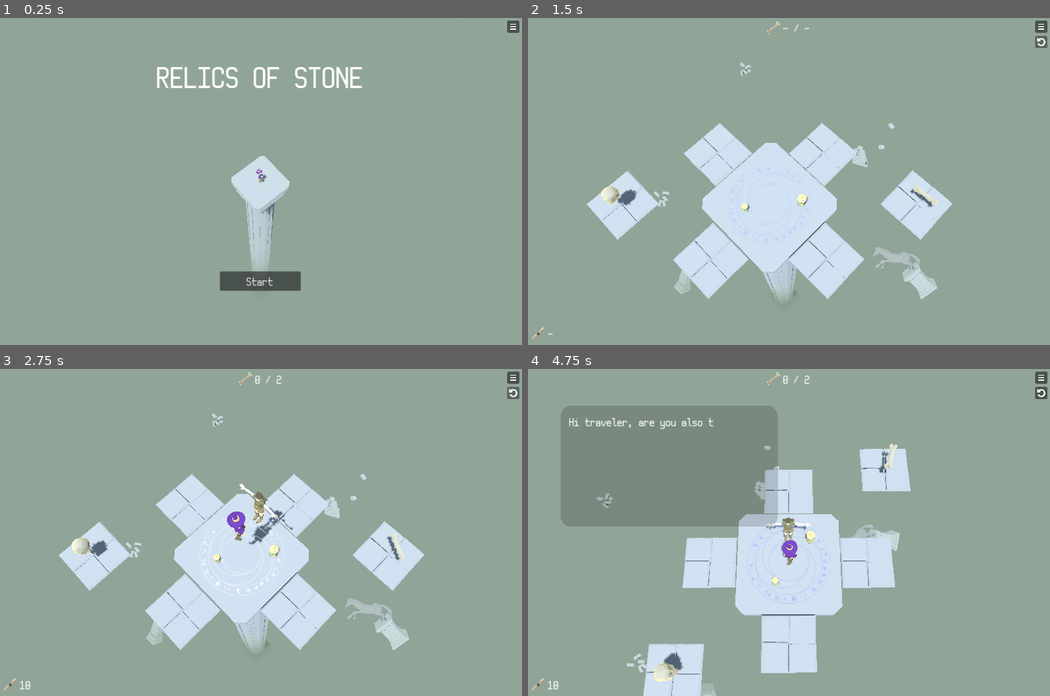
Above: before the commit, frames 1-4 (two rows, left to right).
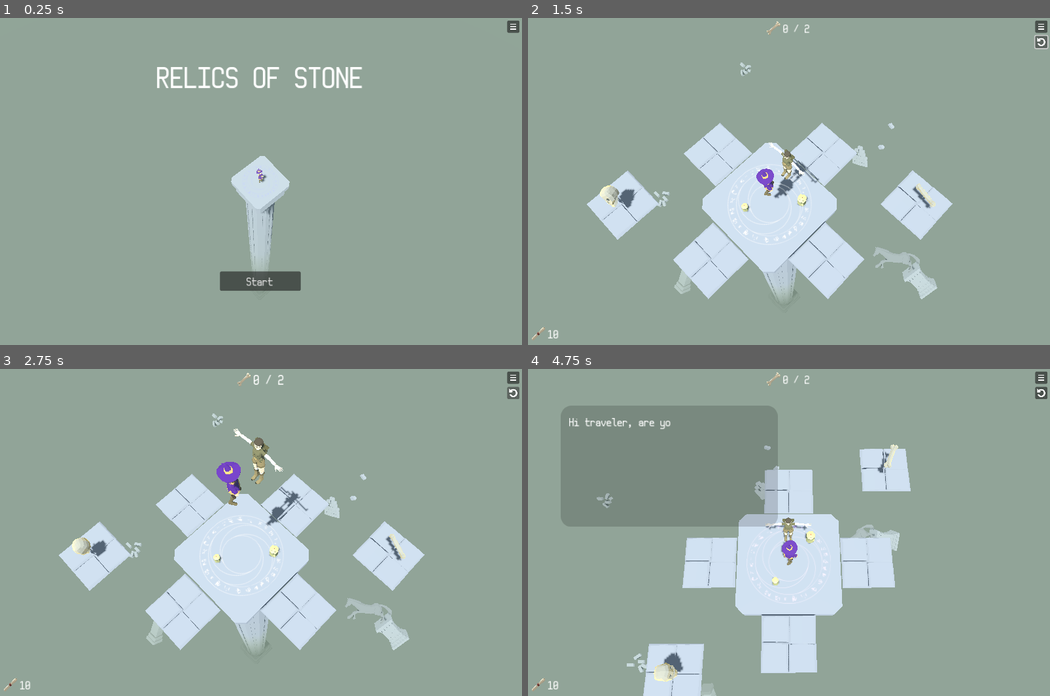
Above: after the commit, the same moments.

Repository: PamisuMyon/relics-of-stone
Game: Godot game, scene res://src/levels/level_splash.tscn
Two runs of this game, one before a commit and one after it. Both use one fixed random seed, a clock stepped at 60 frames per second and the inputs below. Before the commit the project starts from res://src/levels/level_title.tscn.
Inputs (mouse positions are in pixels of both pictures, inside the frame that each line leads up to):
- Up to frame 1 (0.25 s): no input
- Up to frame 2 (1.5 s): click "Start" at 0.5 s; click (1039, 40) at 1.25 s
- Up to frame 3 (2.75 s): click (511, 391) at 2 s
- Up to frame 4 (4.75 s): click (1039, 391) at 2.75 s; move the mouse to (903, 516) at 3.52 s; hold D (move_right) 3.53-4.28 s; tap F (change_view) at 3.6 s; move the mouse to (684, 548) at 4.27 s; hold S (move_down) from 4.28 s (still down); tap E (interact) at 4.35 s

The runs differ from the first frame. In frame 1, less than 0.1% of the frame differs, in the area x 44-56%, y 42-77%; in frame 2, 1.2%; in frame 3, 1.7%, in the area x 13-78%, y 1-59%; in frame 4, 0.5%.
Error in both runs: Invalid assignment of property or key 'parameters/state/current' with value of type 'int' on a base object of type 'AnimationTree'. (res://src/characters/chara…

Commit message:
Async Loading

Diff:
--- a/project.godot
+++ b/project.godot
@@ -57,12 +57,12 @@
 [application]
 
 config/name="Relics of Stone"
-run/main_scene="res://src/levels/level_title.tscn"
+run/main_scene="res://src/levels/level_splash.tscn"
 config/features=PackedStringArray("4.0", "Forward Plus")
 boot_splash/image="res://assets/textures/gwj.png"
-boot_splash/bg_color=Color(0.0784314, 0.133333, 0.25098, 1)
+boot_splash/bg_color=Color(0.494118, 0.568627, 0.521569, 1)
 config/icon="res://icon.svg"
-boot_splash/minimum_display_time=1200
+boot_splash/minimum_display_time=1000
 
 [autoload]
 
--- a/src/framework/global.gd
+++ b/src/framework/global.gd
@@ -30,23 +30,40 @@
 
 
 func restart():
-	get_tree().reload_current_scene()
+	if current >= 0 and current < levels.size():
+		_change_scene(levels[current])
+	else:
+		get_tree().reload_current_scene()
 
 
 func next_level():
 	current += 1
 	if current >= levels.size():
 		current = -1
-		get_tree().change_scene_to_file(level_end)
+#		get_tree().change_scene_to_file(level_end)
+		_change_scene(level_end)
 	else:
-		get_tree().change_scene_to_file(levels[current])
+#		get_tree().change_scene_to_file(levels[current])
+		_change_scene(levels[current])
 
 
 func select_level(index: int):
 	current = clamp(index, 0, levels.size() - 1)
-	get_tree().change_scene_to_file(levels[current])
+#	get_tree().change_scene_to_file(levels[current])
+	_change_scene(levels[current])
 
 
 func back_to_title():
 	current = -1
-	get_tree().change_scene_to_file(level_title)
+#	get_tree().change_scene_to_file(level_title)
+	_change_scene(level_title)
+
+
+func _change_scene(path: String):
+	var thread := Thread.new()	# TODO pooling?
+	thread.start(_do_change_scene.bind(path))
+
+
+func _do_change_scene(path: String):
+	var scene := load(path)
+	get_tree().call_deferred("change_scene_to_packed", scene)
--- a/src/levels/level_2.tscn
+++ b/src/levels/level_2.tscn
@@ -13,6 +13,7 @@
 [ext_resource type="PackedScene" uid="uid://bxte6552y2wt4" path="res://assets/ruins/Column.glb" id="7_ovde7"]
 [ext_resource type="PackedScene" uid="uid://bnfyt82ynflxd" path="res://src/props/bone_2.tscn" id="11_wtptu"]
 [ext_resource type="PackedScene" uid="uid://dxscvyjt5jpdb" path="res://src/props/bone_3.tscn" id="12_155wj"]
+[ext_resource type="Texture2D" uid="uid://bmhdjgq8dy5ea" path="res://assets/textures/bg_horizontal.png" id="12_cbt5y"]
 
 [node name="Level2" instance=ExtResource("1_yigpx")]
 initial_scroll_count = 2
@@ -73,6 +74,7 @@
 
 [node name="Controls" type="NinePatchRect" parent="Hint" index="0"]
 self_modulate = Color(0, 0, 0, 0.164706)
+layout_mode = 1
 anchors_preset = 3
 anchor_left = 1.0
 anchor_top = 1.0
@@ -82,8 +84,10 @@
 offset_top = -40.0
 grow_horizontal = 0
 grow_vertical = 0
+texture = ExtResource("12_cbt5y")
 
 [node name="VBoxContainer" type="VBoxContainer" parent="Hint/Controls" index="0"]
+layout_mode = 1
 anchors_preset = 15
 anchor_right = 1.0
 anchor_bottom = 1.0
@@ -94,6 +98,7 @@
 
 [node name="RichTextLabel" type="RichTextLabel" parent="Hint/Controls/VBoxContainer" index="0"]
 custom_minimum_size = Vector2i(0, 28)
+layout_mode = 2
 offset_top = 6.0
 offset_right = 188.0
 offset_bottom = 34.0
--- /dev/null
+++ b/src/levels/level_splash.gd
@@ -0,0 +1,6 @@
+extends Control
+
+
+func _ready():
+	$AnimationPlayer.play("loading")
+	Global.back_to_title()
--- /dev/null
+++ b/src/levels/level_splash.tscn
@@ -0,0 +1,93 @@
+[gd_scene load_steps=7 format=3 uid="uid://drph18u2gvei"]
+
+[ext_resource type="Script" path="res://src/levels/level_splash.gd" id="1_bqeps"]
+[ext_resource type="FontFile" uid="uid://b00ow0mbvbjld" path="res://assets/fonts/mandrill.ttf" id="1_injl5"]
+[ext_resource type="Texture2D" uid="uid://l3j6xbusbf15" path="res://assets/textures/gwj.png" id="2_7goi7"]
+
+[sub_resource type="Animation" id="Animation_m6xln"]
+length = 0.001
+tracks/0/type = "value"
+tracks/0/imported = false
+tracks/0/enabled = true
+tracks/0/path = NodePath("Text:text")
+tracks/0/interp = 1
+tracks/0/loop_wrap = true
+tracks/0/keys = {
+"times": PackedFloat32Array(0),
+"transitions": PackedFloat32Array(1),
+"update": 1,
+"values": ["Loading"]
+}
+
+[sub_resource type="Animation" id="Animation_l3j2m"]
+resource_name = "loading"
+length = 0.8
+loop_mode = 1
+tracks/0/type = "value"
+tracks/0/imported = false
+tracks/0/enabled = true
+tracks/0/path = NodePath("Text:text")
+tracks/0/interp = 1
+tracks/0/loop_wrap = true
+tracks/0/keys = {
+"times": PackedFloat32Array(0, 0.2, 0.4, 0.6),
+"transitions": PackedFloat32Array(1, 1, 1, 1),
+"update": 1,
+"values": ["Loading", "Loading.", "Loading..", "Loading..."]
+}
+
+[sub_resource type="AnimationLibrary" id="AnimationLibrary_2byoh"]
+_data = {
+"RESET": SubResource("Animation_m6xln"),
+"loading": SubResource("Animation_l3j2m")
+}
+
+[node name="LevelSplash" type="Control"]
+layout_mode = 3
+anchors_preset = 15
+anchor_right = 1.0
+anchor_bottom = 1.0
+grow_horizontal = 2
+grow_vertical = 2
+script = ExtResource("1_bqeps")
+
+[node name="ColorRect" type="ColorRect" parent="."]
+layout_mode = 1
+anchors_preset = 15
+anchor_right = 1.0
+anchor_bottom = 1.0
+grow_horizontal = 2
+grow_vertical = 2
+color = Color(0.494118, 0.568627, 0.521569, 1)
+
+[node name="gwj" type="TextureRect" parent="."]
+layout_mode = 1
+anchors_preset = 15
+anchor_right = 1.0
+anchor_bottom = 1.0
+grow_horizontal = 2
+grow_vertical = 2
+texture = ExtResource("2_7goi7")
+ignore_texture_size = true
+stretch_mode = 5
+
+[node name="Text" type="RichTextLabel" parent="."]
+layout_mode = 1
+anchors_preset = 3
+anchor_left = 1.0
+anchor_top = 1.0
+anchor_right = 1.0
+anchor_bottom = 1.0
+offset_left = -190.0
+offset_top = -55.0
+offset_right = -1.0
+grow_horizontal = 0
+grow_vertical = 0
+theme_override_fonts/normal_font = ExtResource("1_injl5")
+theme_override_font_sizes/normal_font_size = 48
+text = "Loading"
+
+[node name="AnimationPlayer" type="AnimationPlayer" parent="."]
+libraries = {
+"": SubResource("AnimationLibrary_2byoh")
+}
--- a/src/levels/level_title.tscn
+++ b/src/levels/level_title.tscn
@@ -58,6 +58,7 @@
 script = ExtResource("6_3dqld")
 
 [node name="LabelTitle" type="Label" parent="TitleUI"]
+layout_mode = 1
 anchors_preset = 5
 anchor_left = 0.5
 anchor_right = 0.5
@@ -73,6 +74,7 @@
 vertical_alignment = 1
 
 [node name="VBoxContainer" type="VBoxContainer" parent="TitleUI"]
+layout_mode = 1
 anchors_preset = 8
 anchor_left = 0.5
 anchor_top = 0.5
@@ -87,6 +89,7 @@
 theme_override_constants/separation = 20
 
 [node name="StartButton" type="Button" parent="TitleUI/VBoxContainer"]
+layout_mode = 2
 offset_right = 158.0
 offset_bottom = 37.0
 grow_horizontal = 2
@@ -96,6 +99,7 @@
 text = "Start"
 
 [node name="ButtonMenu" type="Button" parent="TitleUI"]
+layout_mode = 1
 anchors_preset = 1
 anchor_left = 1.0
 anchor_right = 1.0
@@ -110,6 +114,7 @@
 
 [node name="MenuPanel" parent="TitleUI" instance=ExtResource("9_onrh2")]
 visible = false
+layout_mode = 1
 
 [node name="Background" type="MeshInstance3D" parent="."]
 transform = Transform3D(1, 0, 0, 0, -4.37114e-08, 1, 0, -1, -4.37114e-08, 0, -64, 0)
--- a/src/ui/hud.tscn
+++ b/src/ui/hud.tscn
@@ -135,7 +135,6 @@
 script = ExtResource("1_yfqtj")
 
 [node name="BoxKey" type="HBoxContainer" parent="."]
-layout_mode = 1
 anchors_preset = 5
 anchor_left = 0.5
 anchor_right = 0.5
@@ -148,7 +147,6 @@
 
 [node name="Icon" type="TextureRect" parent="BoxKey"]
 custom_minimum_size = Vector2i(30, 32)
-layout_mode = 2
 offset_left = 6.0
 offset_right = 36.0
 offset_bottom = 32.0
@@ -157,7 +155,6 @@
 ignore_texture_size = true
 
 [node name="LabelKey" type="Label" parent="BoxKey"]
-layout_mode = 2
 offset_left = 40.0
 offset_right = 95.0
 offset_bottom = 32.0
@@ -166,7 +163,6 @@
 label_settings = SubResource("LabelSettings_hlclp")
 
 [node name="BoxScroll" type="HBoxContainer" parent="."]
-layout_mode = 1
 anchors_preset = 2
 anchor_top = 1.0
 anchor_bottom = 1.0
@@ -179,7 +175,6 @@
 
 [node name="Icon" type="TextureRect" parent="BoxScroll"]
 custom_minimum_size = Vector2i(30, 32)
-layout_mode = 2
 offset_right = 30.0
 offset_bottom = 32.0
 size_flags_vertical = 4
@@ -187,7 +182,6 @@
 ignore_texture_size = true
 
 [node name="LabelScroll" type="Label" parent="BoxScroll"]
-layout_mode = 2
 offset_left = 34.0
 offset_right = 45.0
 offset_bottom = 32.0
@@ -196,7 +190,6 @@
 label_settings = SubResource("LabelSettings_0neic")
 
 [node name="ButtonMenu" type="Button" parent="."]
-layout_mode = 1
 anchors_preset = 1
 anchor_left = 1.0
 anchor_right = 1.0
@@ -210,7 +203,6 @@
 expand_icon = true
 
 [node name="ButtonRestart" type="Button" parent="."]
-layout_mode = 1
 anchors_preset = 1
 anchor_left = 1.0
 anchor_right = 1.0
@@ -229,7 +221,6 @@
 }
 
 [node name="MenuPanel" parent="." instance=ExtResource("7_rghrj")]
-layout_mode = 1
 
 [node name="ErrorSound" type="AudioStreamPlayer" parent="."]
 bus = &"Sound"
--- a/src/ui/menu_panel.gd
+++ b/src/ui/menu_panel.gd
@@ -17,6 +17,7 @@
 
 
 func _on_level_button_pressed(index: int):
+	visible = false
 	Global.select_level(index)
 
 
--- a/src/ui/menu_panel.tscn
+++ b/src/ui/menu_panel.tscn
@@ -25,6 +25,7 @@
 script = ExtResource("2_c8weo")
 
 [node name="HSplitContainer" type="HSplitContainer" parent="."]
+layout_mode = 1
 anchors_preset = 15
 anchor_right = 1.0
 anchor_bottom = 1.0
@@ -39,11 +40,13 @@
 
 [node name="Menu" type="VBoxContainer" parent="HSplitContainer"]
 custom_minimum_size = Vector2i(240, 0)
+layout_mode = 2
 offset_right = 240.0
 offset_bottom = 352.0
 theme_override_constants/separation = 10
 
 [node name="Label" type="Label" parent="HSplitContainer/Menu"]
+layout_mode = 2
 offset_right = 240.0
 offset_bottom = 42.0
 theme_override_fonts/font = ExtResource("3_dvn4b")
@@ -53,6 +56,7 @@
 vertical_alignment = 1
 
 [node name="ButtonResume" type="Button" parent="HSplitContainer/Menu"]
+layout_mode = 2
 offset_top = 52.0
 offset_right = 240.0
 offset_bottom = 89.0
@@ -61,6 +65,7 @@
 text = "Resume"
 
 [node name="FullScreen" type="CheckButton" parent="HSplitContainer/Menu"]
+layout_mode = 2
 offset_top = 99.0
 offset_right = 240.0
 offset_bottom = 136.0
@@ -69,6 +74,7 @@
 text = "Full Screen"
 
 [node name="Music" type="CheckButton" parent="HSplitContainer/Menu"]
+layout_mode = 2
 offset_top = 146.0
 offset_right = 240.0
 offset_bottom = 183.0
@@ -79,6 +85,7 @@
 "
 
 [node name="Sound" type="CheckButton" parent="HSplitContainer/Menu"]
+layout_mode = 2
 offset_top = 193.0
 offset_right = 240.0
 offset_bottom = 230.0
@@ -89,6 +96,7 @@
 "
 
 [node name="ButtonQuit" type="Button" parent="HSplitContainer/Menu"]
+layout_mode = 2
 offset_top = 240.0
 offset_right = 240.0
 offset_bottom = 277.0
@@ -98,12 +106,14 @@
 "
 
 [node name="LevelSelection" type="VBoxContainer" parent="HSplitContainer"]
+layout_mode = 2
 offset_left = 300.0
 offset_right = 646.0
 offset_bottom = 352.0
 theme_override_constants/separation = 10
 
 [node name="Label2" type="Label" parent="HSplitContainer/LevelSelection"]
+layout_mode = 2
 offset_right = 346.0
 offset_bottom = 42.0
 theme_override_fonts/font = ExtResource("3_dvn4b")
@@ -113,6 +123,7 @@
 vertical_alignment = 1
 
 [node name="LevelContainer" type="HFlowContainer" parent="HSplitContainer/LevelSelection"]
+layout_mode = 2
 offset_top = 52.0
 offset_right = 346.0
 offset_bottom = 52.0
Not shown, changed: CREDITS.txt
Binary file changed: assets/textures/gwj.png
Not shown: 1 places in src/levels/level_2.tscn that only renumber resources
